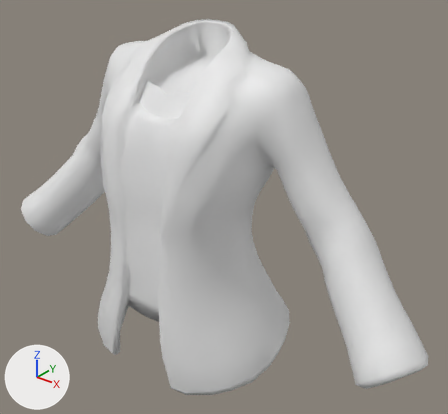
The FBX model Assets/BoZo_StylizedModularCharacters/Outfits/Base/Top/Outfit_Top_CasualJacket/BSMC_Outfit_Top_CasualJacket.fbx, before and after one commit.
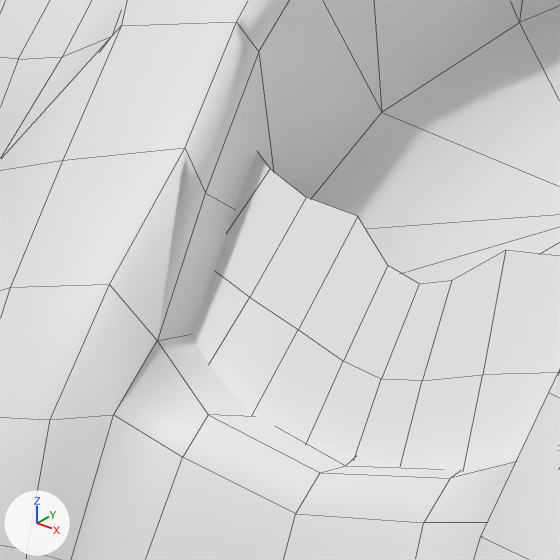
Each version appears first whole from a 50 mm camera at (0.66, -0.748, 1.692) aimed at (0.047, 0.019, 1.216), and next in a close-up on the part from 26% to 41% of the width and 14% to 31% of the height. The lights are fixed; the arrows at lower left show +X, +Y and +Z. The close-ups show mesh edges as thin lines. Materials are left out; every surface is plain grey. Where no turn or scale is listed for an object, it has been applied to the vertices.

The scene before the commit, as lines of its bpy script (objects in view):
```python
me_mesh = bpy.data.meshes.new('Mesh')
me_mesh.from_pydata(...)  # 1469 vertices, 1500 faces; spans x -0.45..0.45, y -0.163..0.146, z 0.94..1.524
# faces by material slot: [20, 1480]
me_mesh.materials.append(mat_bsmc_skin_01_mat)
me_mesh.materials.append(mat_bsmc_outfit_top_casualjacket_mat)
ob_bsmc_outfit_top_casualjacket = bpy.data.objects.new('BSMC_Outfit_Top_CasualJacket', me_mesh)
ob_bsmc_outfit_top_casualjacket.location = (0.0, 0.0, 0.0)
```
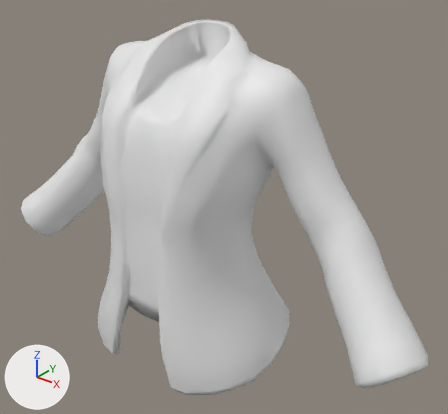
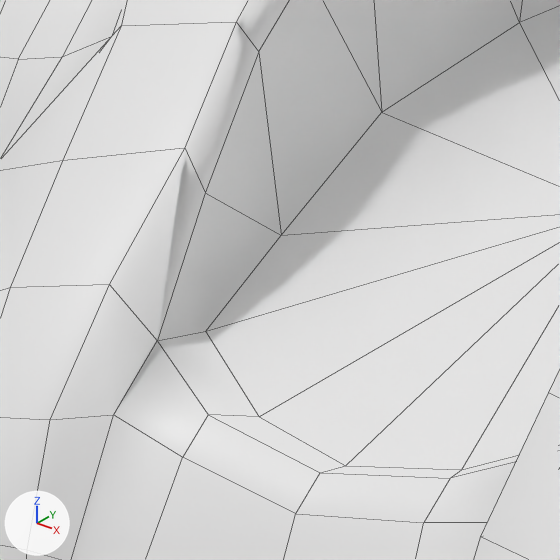
Location of each change, (x1, y1, x2, y2) in pixels of the close-ups (560 x 560 px):
part 1 of me_mesh, deleted
    before: (190, 153, 560, 471)

The edits, one by one:
me_mesh has 1469 vertices, 1500 faces and spans x -0.45..0.45, y -0.163..0.146, z 0.94..1.524.
me_mesh is used by ob_bsmc_outfit_top_casualjacket; location (0.0, 0.0, 0.0).
me_mesh part 1: the loose piece of 33 vertices spanning x -0.088..0.088, y -0.085..-0.044, z 1.392..1.442 is deleted.
